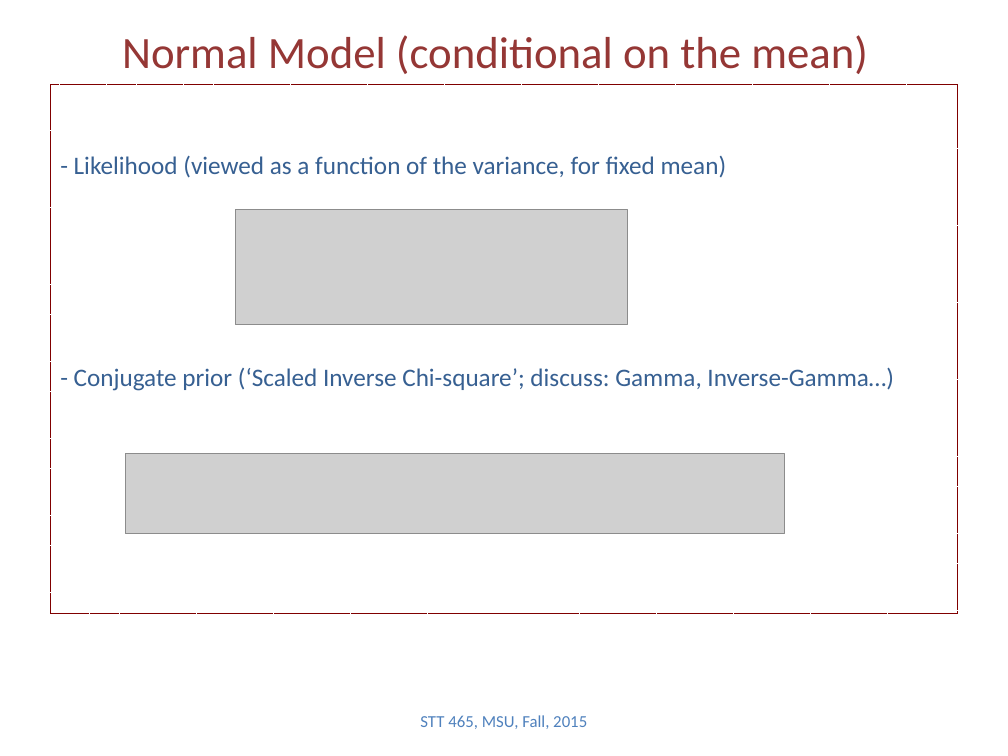
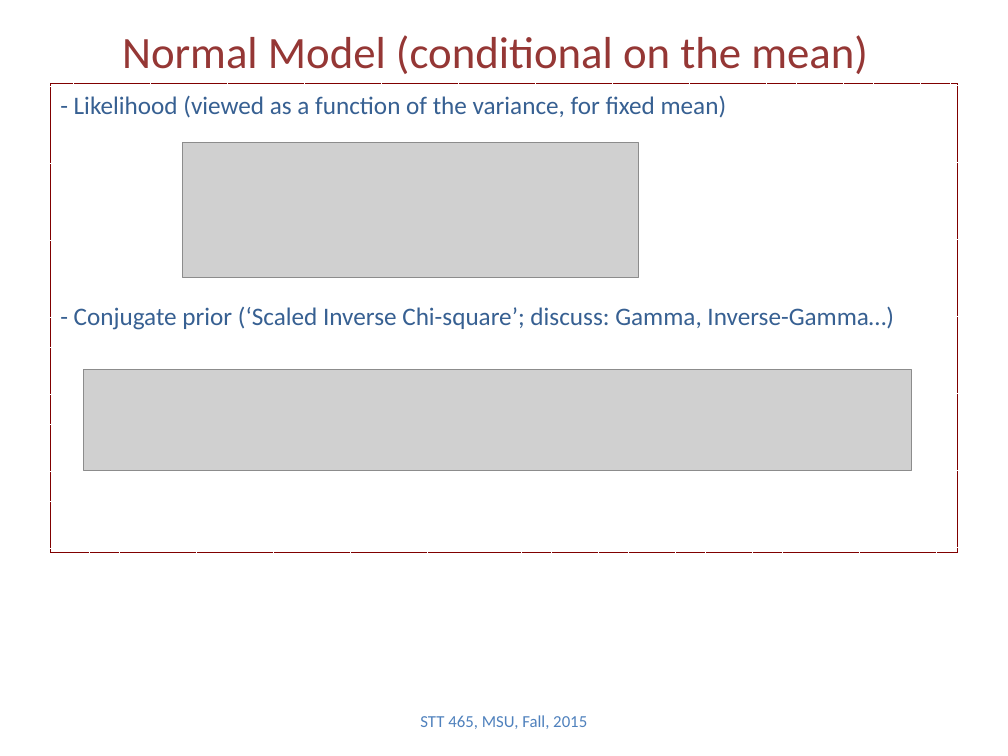
Before and after one commit to Boukos/STT465, a slide deck: slide 9 of STT465_5.pptx. Drawn at 1008x756 pixels with LibreOffice and Linux fonts; fonts in the diff are those of the drawing; grey boxes stand for pictures. Boxes give left, top, right and bottom in pixels: in the first picture for what was removed or moved away, otherwise in the second. Text is boxed around its words. In the diff, an @@ line names an element or a change of style, - is before the commit and + after.

```diff
--- a/STT465_5.pptx
+++ b/STT465_5.pptx
@@ rectangle "- Likelihood (viewed as a ...": place and size @@
-rectangle "- Likelihood (viewed as a ..." at [50,84,958,613]
+rectangle "- Likelihood (viewed as a ..." at [50,84,958,551]
@@ picture: place and size @@
-picture at [235,209,627,325]
+picture at [182,143,638,277]
@@ picture added at [84,370,911,471] @@
@@ picture removed at [125,454,784,534] @@
```
Also in this commit, not shown: 9 other slides changed, 2 other files.
